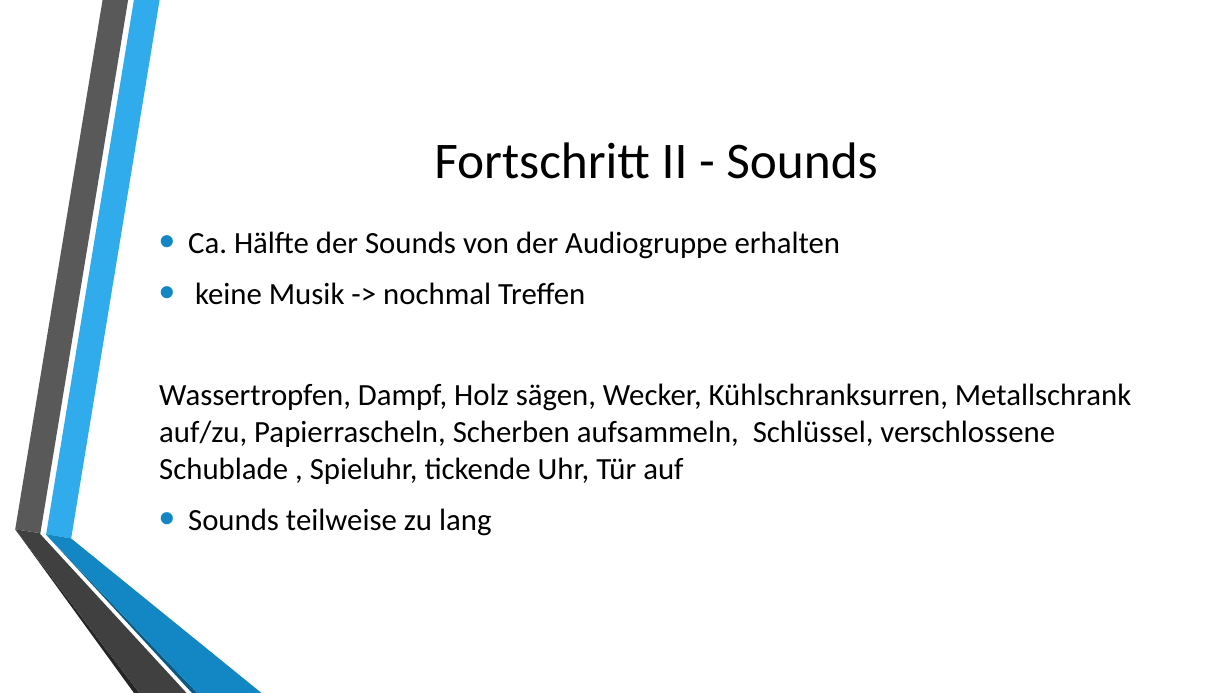
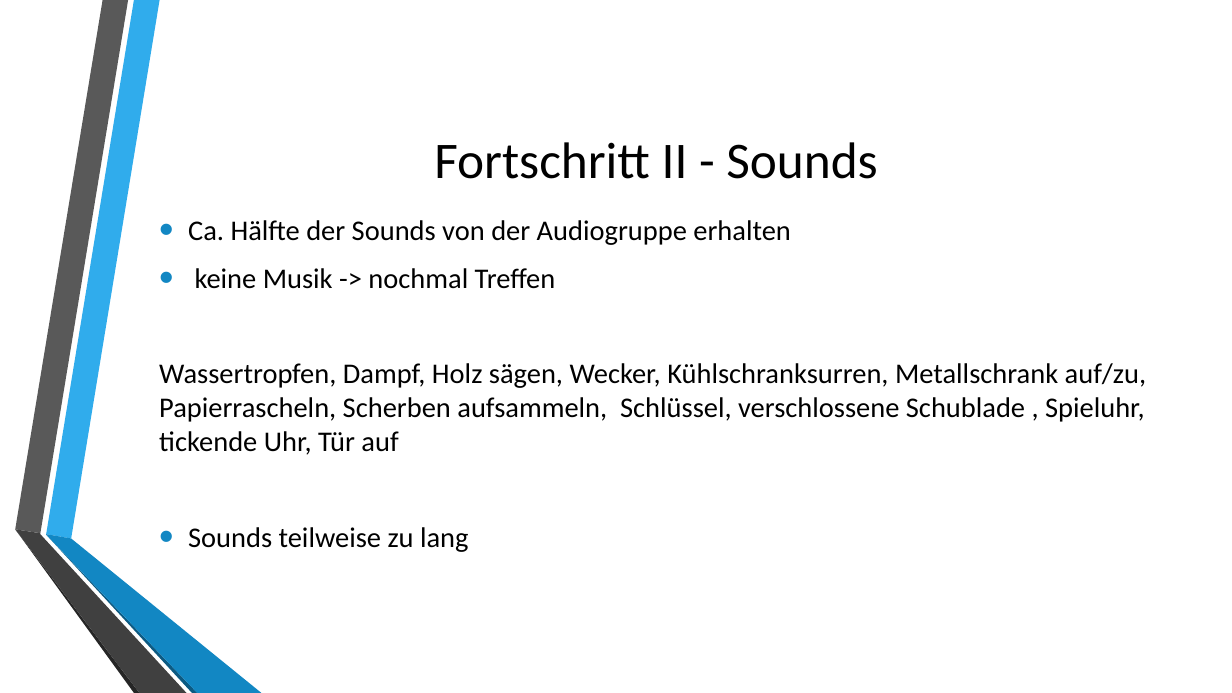
Before and after one commit to Rameos/PSMG_Team_EasyNote, a slide deck: slide 3 of Docs/Das fremde Ich Sprint3.pptx (slide 4 before the commit). Drawn at 1232x693 pixels with LibreOffice and Linux fonts; fonts in the diff are those of the drawing; background and template pictures are left out. Boxes give left, top, right and bottom in pixels: in the first picture for what was removed or moved away, otherwise in the second. Text is boxed around its words. In the diff, an @@ line names an element or a change of style, - is before the commit and + after.

```diff
--- a/Docs/Das fremde Ich Sprint3.pptx
+++ b/Docs/Das fremde Ich Sprint3.pptx
@@ text "Ca. Hälfte der Sounds von ..." at [159, 220, 1146, 552]: size 24 to 22.2 pt @@
```
Also in this commit, not shown: 3 other slides changed, 1 slide added, 1 other file.
